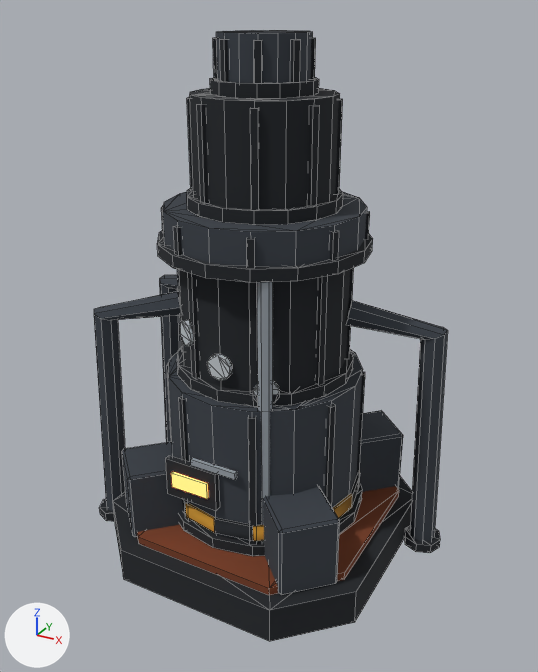
What one commit did to the FBX model Assets/_Project/Art/Environment/LabKit/Meshes/Machine_Pump.fbx.
Rendered twice from a camera (50 mm lens) standing at (4.04, -7.24, 6.47) and looking at (0.1, -0.07, 2.88). Every picture has the same lights, and +X, +Y and +Z are marked at lower left. The older version comes first. Mesh edges are drawn as thin lines.

The first picture shows 'Machine_Pump'.
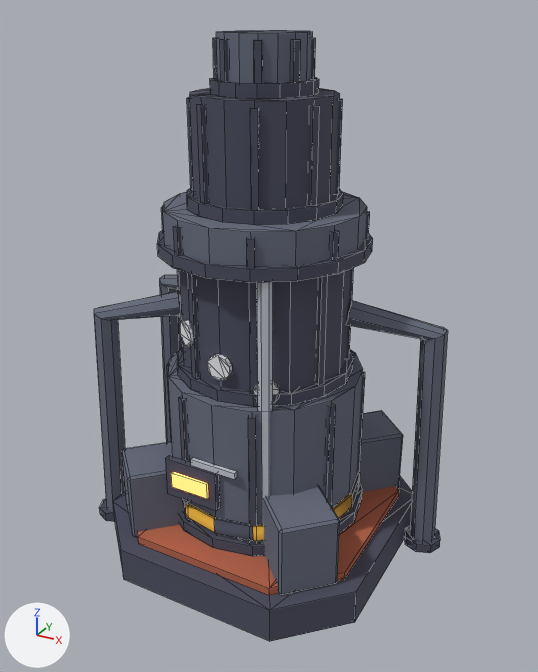
Changed parts and their boxes (x1, y1, x2, y2) in the pictures (538 x 672 px):
'Machine_Pump', recoloured (lighter)
    both: (94, 30, 448, 642)

The change, as a list of edits to the scene's bpy script:
```text
Change mat_lab_metaldark:
    mat_lab_metaldark.base_color: (0.0137, 0.0168, 0.0212) -> (0.0723, 0.0762, 0.117)  # black #1f2328 -> greyish blue #4c4e60
Change mat_lab_rust:
    mat_lab_rust.base_color: (0.195, 0.0482, 0.016) -> (0.479, 0.13, 0.0685)  # brown #7a3e22 -> orange #b8654a
Change mat_lab_gunmetal:
    mat_lab_gunmetal.base_color: (0.0423, 0.0513, 0.0648) -> (0.138, 0.153, 0.209)  # dark grey #3a4048 -> greyish blue #686d7e
```
